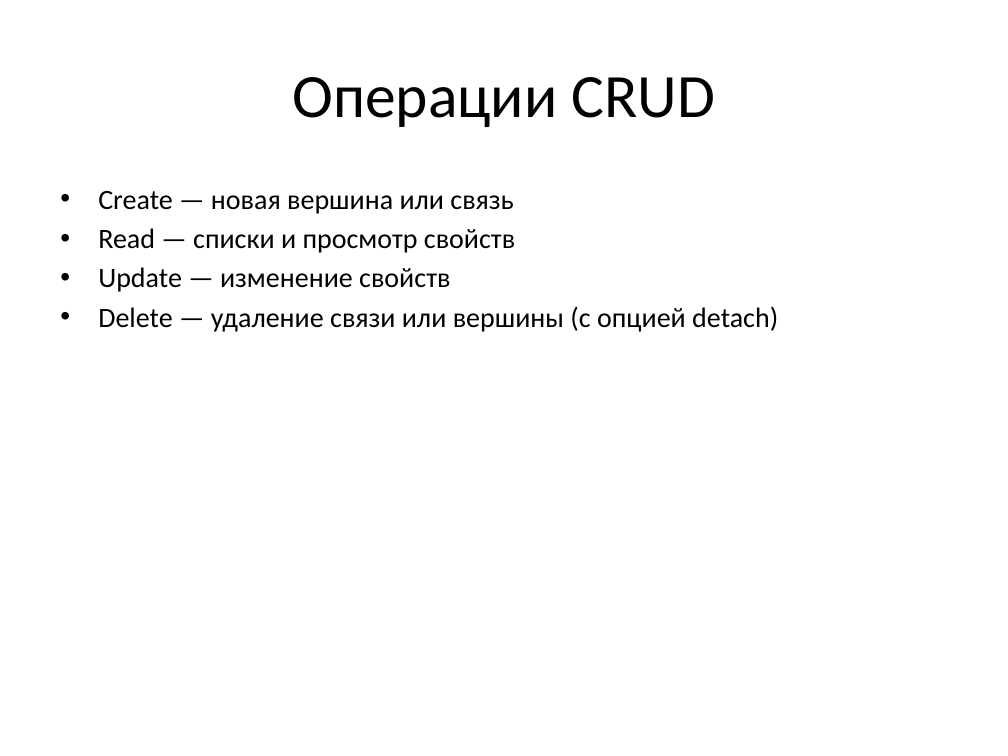
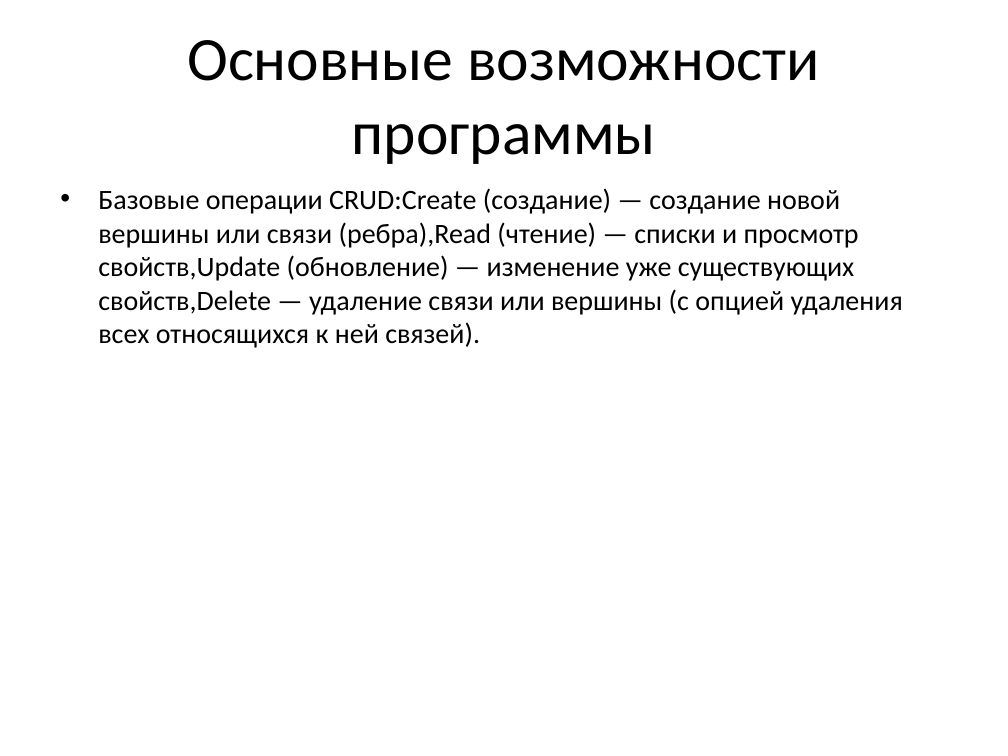
Before and after one commit to SasnikOmega/graph-search-engine, a slide deck: slide 5 of docs/презентация.pptx (slide 4 before the commit). Drawn at 1008x756 pixels with LibreOffice and Linux fonts; fonts in the diff are those of the drawing. Boxes give left, top, right and bottom in pixels: in the first picture for what was removed or moved away, otherwise in the second. Text is boxed around its words. In the diff, an @@ line names an element or a change of style, - is before the commit and + after.

```diff
--- a/docs/презентация.pptx
+++ b/docs/презентация.pptx
@@ title at bbox=[187, 40, 819, 164]: text changed @@
-Операции CRUD
+Основные возможности программы
@@ text at bbox=[98, 188, 903, 348]: text changed @@
-• Create — новая вершина или связь
-• Read — списки и просмотр свойств
-• Update — изменение свойств
-• Delete — удаление связи или вершины (с опцией detach)
+• Базовые операции CRUD:Create (создание) — создание новой вершины или связи (ребра),Read (чтение) — списки и просмотр свойств,Update (обновление) — изменение уже существующих свойств,Delete — удаление связи или вершины (с опцией удаления всех относящихся к ней связей).
```
Also in this commit, not shown: 6 other slides changed, 4 slides added, 3 slides removed.
